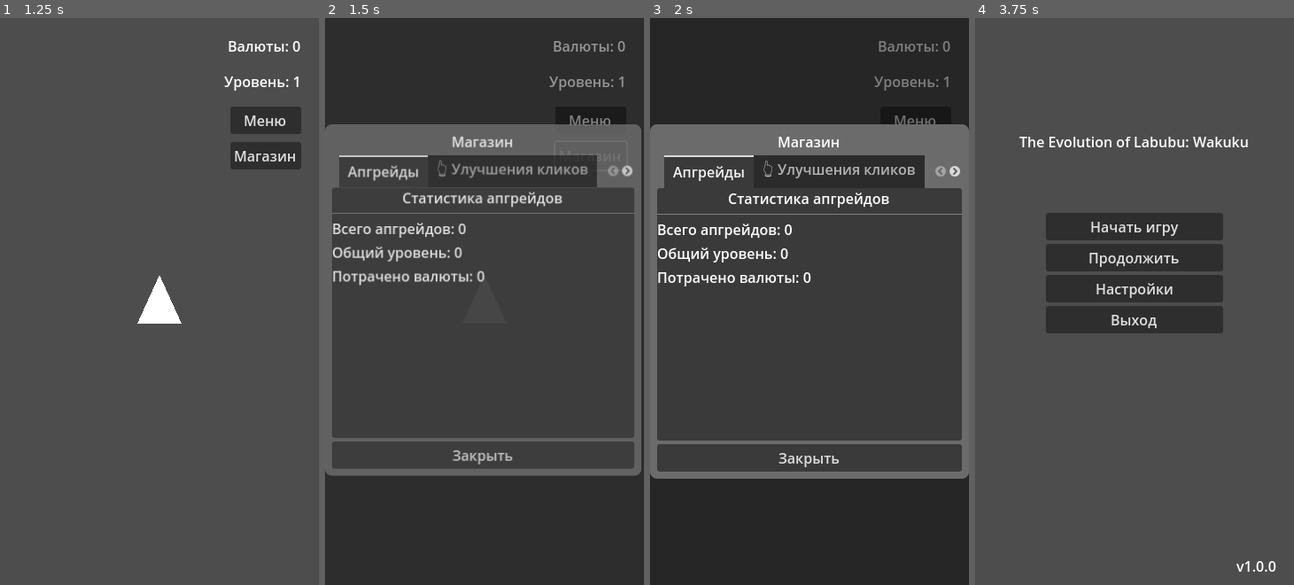
Above: before the commit, frames 1-4 (left to right).
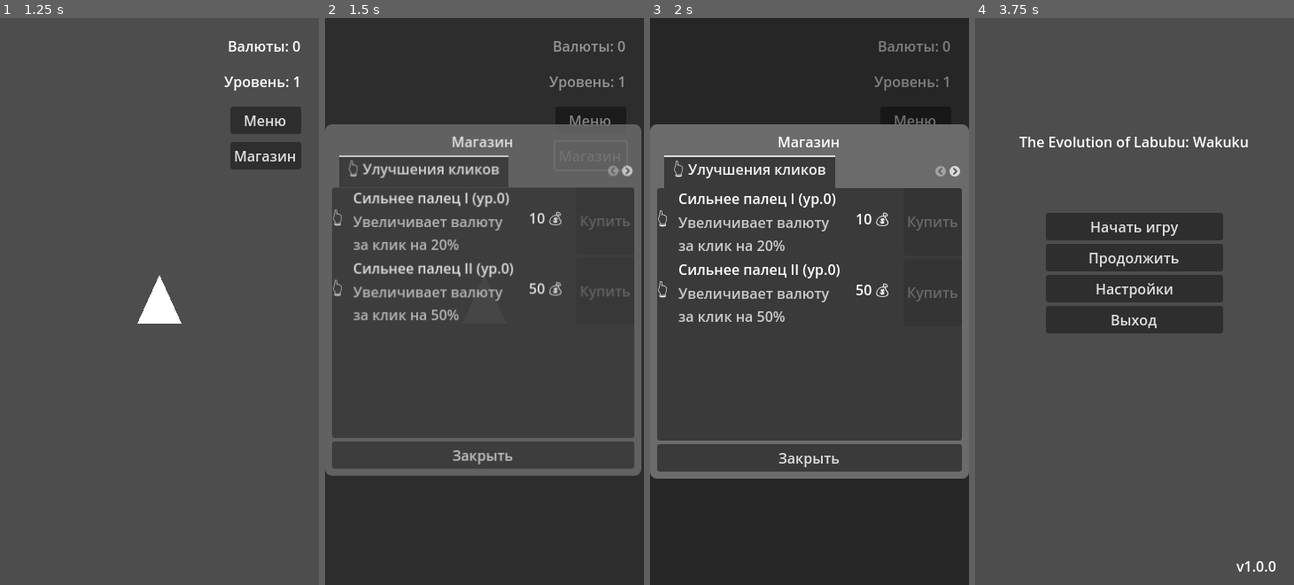
Above: after the commit, the same moments.

Repository: Common-ka/the-evolution-of-Labubu-Wakuku
Game: Godot game, scene res://scenes/main/main_menu.tscn
Same seed, same stepped clock (60 frames per second), same inputs: the game is played once before the commit and once after it.
Inputs:
- Up to frame 1 (1.25 s): click "Начать игру" at 0.5 s
- Up to frame 2 (1.5 s): click "Магазин" at 1.25 s
- Up to frame 3 (2 s): no input
- Up to frame 4 (3.75 s): click "Меню" at 2 s; click "Закрыть" at 2.75 s; click "Меню" at 3.5 s

Frame 1 is identical in both runs. In frame 2, 6.6% of the frame differs, in the area x 2-97%, y 24-54%; in frame 3, 6.4%; in frame 4, nothing differs.

Commit message:
Remove 'Апгрейды' tab and comment out related logic

Diff:
--- a/scenes/ui/shop_panel.tscn
+++ b/scenes/ui/shop_panel.tscn
@@ -72,18 +72,6 @@
 size_flags_vertical = 3
 current_tab = 0
 
-[node name="Апгрейды" type="VBoxContainer" parent="Panel/Margin/VBox/TabContainer"]
-layout_mode = 2
-metadata/_tab_index = 0
-
-[node name="UpgradeStats" type="ScrollContainer" parent="Panel/Margin/VBox/TabContainer/Апгрейды"]
-layout_mode = 2
-size_flags_vertical = 3
-
-[node name="VBoxContainer" type="VBoxContainer" parent="Panel/Margin/VBox/TabContainer/Апгрейды/UpgradeStats"]
-layout_mode = 2
-size_flags_horizontal = 3
-
 [node name="CloseButton" type="Button" parent="Panel/Margin/VBox"]
 layout_mode = 2
 size_flags_horizontal = 3
--- a/scripts/ui/shop_panel.gd
+++ b/scripts/ui/shop_panel.gd
@@ -8,7 +8,7 @@
 var current_category: String = ""
 var active_tab_index: int = 0  # Сохраняем активную вкладку
 
-@onready var upgrade_stats_container: VBoxContainer = $Panel/Margin/VBox/TabContainer/Апгрейды/UpgradeStats/VBoxContainer
+# @onready var upgrade_stats_container: VBoxContainer = $Panel/Margin/VBox/TabContainer/Апгрейды/UpgradeStats/VBoxContainer
 @onready var close_button: Button = $Panel/Margin/VBox/CloseButton
 @onready var overlay: ColorRect = $Overlay
 @onready var panel: Panel = $Panel
@@ -40,7 +40,7 @@
 	_load_upgrades()
 	_setup_categories()
 	_render_items()
-	_render_upgrade_stats()
+	# _render_upgrade_stats()
 
 func _on_close_pressed() -> void:
 	animate_hide()
@@ -52,12 +52,12 @@
 	print("[ShopPanel] Переключение на вкладку: ", tab, " из ", tab_container.get_tab_count())
 
 	# Обновляем содержимое при смене вкладки
-	if tab == tab_container.get_tab_count() - 1: # Последняя вкладка - "Апгрейды"
-		print("[ShopPanel] Рендерим статистику апгрейдов")
-		_render_upgrade_stats()
-	else: # Вкладки категорий
-		print("[ShopPanel] Рендерим апгрейды для категории")
-		_render_items()
+	# if tab == tab_container.get_tab_count() - 1: # Последняя вкладка - "Апгрейды"
+	# 	print("[ShopPanel] Рендерим статистику апгрейдов")
+	# 	_render_upgrade_stats()
+	# else: # Вкладки категорий
+	print("[ShopPanel] Рендерим апгрейды для категории")
+	_render_items()
 
 func _prepare_initial_state() -> void:
 	overlay.visible = true
@@ -130,8 +130,12 @@
 	print("[ShopPanel] Доступные категории: ", categories.keys())
 
 	# Удаляем все существующие вкладки кроме "Апгрейды"
-	while tab_container.get_tab_count() > 1:
-		tab_container.remove_child(tab_container.get_child(1))
+	# while tab_container.get_tab_count() > 1:
+	# 	tab_container.remove_child(tab_container.get_child(1))
+
+	# Удаляем все существующие вкладки
+	while tab_container.get_tab_count() > 0:
+		tab_container.remove_child(tab_container.get_child(0))
 
 	# Порядок категорий по важности
 	var category_order = ["click_upgrades", "auto_click_upgrades", "multiplier_upgrades"]
@@ -193,9 +197,9 @@
 		return
 
 	# Проверяем, что это не вкладка статистики
-	if current_tab.name == "Апгрейды":
-		print("[ShopPanel] _render_items: пропускаем вкладку статистики")
-		return
+	# if current_tab.name == "Апгрейды":
+	# 	print("[ShopPanel] _render_items: пропускаем вкладку статистики")
+	# 	return
 
 	# Получаем контейнер для рендеринга
 	var list_container = current_tab.get_meta("list_container", null)
@@ -300,55 +304,55 @@
 
 	return h
 
-func _render_upgrade_stats() -> void:
-	for child in upgrade_stats_container.get_children():
-		child.queue_free()
-
-	# Заголовок статистики
-	var stats_header := Label.new()
-	stats_header.text = "Статистика апгрейдов"
-	stats_header.horizontal_alignment = HORIZONTAL_ALIGNMENT_CENTER
-	stats_header.size_flags_horizontal = Control.SIZE_EXPAND_FILL
-	upgrade_stats_container.add_child(stats_header)
-
-	# Разделитель
-	var separator := HSeparator.new()
-	upgrade_stats_container.add_child(separator)
-
-	# Общая статистика
-	var total_upgrades := 0
-	var total_levels := 0
-	var total_spent := 0
-
-	for upg_id in upgrades.keys():
-		var level = GameManager.get_upgrade_level(upg_id)
-		if level > 0:
-			total_upgrades += 1
-			total_levels += level
-			# Примерный расчет потраченной валюты
-			var data = upgrades[upg_id]
-			var base_cost = float(data.get("base_cost", 0))
-			var growth = float(data.get("growth", 1.0))
-			for i in range(level):
-				total_spent += int(base_cost * pow(growth, i))
-
-	# Отображаем статистику
-	var stats_container := VBoxContainer.new()
-	stats_container.size_flags_horizontal = Control.SIZE_EXPAND_FILL
-
-	var total_label := Label.new()
-	total_label.text = "Всего апгрейдов: %d" % total_upgrades
-	stats_container.add_child(total_label)
-
-	var levels_label := Label.new()
-	levels_label.text = "Общий уровень: %d" % total_levels
-	stats_container.add_child(levels_label)
-
-	var spent_label := Label.new()
-	spent_label.text = "Потрачено валюты: %d" % total_spent
-	stats_container.add_child(spent_label)
-
-	upgrade_stats_container.add_child(stats_container)
+# func _render_upgrade_stats() -> void:
+# 	for child in upgrade_stats_container.get_children():
+# 		child.queue_free()
+#
+# 	# Заголовок статистики
+# 	var stats_header := Label.new()
+# 	stats_header.text = "Статистика апгрейдов"
+# 	stats_header.horizontal_alignment = HORIZONTAL_ALIGNMENT_CENTER
+# 	stats_header.size_flags_horizontal = Control.SIZE_EXPAND_FILL
+# 	upgrade_stats_container.add_child(stats_header)
+#
+# 	# Разделитель
+# 	var separator := HSeparator.new()
+# 	upgrade_stats_container.add_child(separator)
+#
+# 	# Общая статистика
+# 	var total_upgrades := 0
+# 	var total_levels := 0
+# 	var total_spent := 0
+#
+# 	for upg_id in upgrades.keys():
+# 		var level = GameManager.get_upgrade_level(upg_id)
+# 		if level > 0:
+# 			total_upgrades += 1
+# 			total_levels += level
+# 			# Примерный расчет потраченной валюты
+# 			var data = upgrades[upg_id]
+# 			var base_cost = float(data.get("base_cost", 0))
+# 			var growth = float(data.get("growth", 1.0))
+# 			for i in range(level):
+# 				total_spent += int(base_cost * pow(growth, i))
+#
+# 	# Отображаем статистику
+# 	var stats_container := VBoxContainer.new()
+# 	stats_container.size_flags_horizontal = Control.SIZE_EXPAND_FILL
+#
+# 	var total_label := Label.new()
+# 	total_label.text = "Всего апгрейдов: %d" % total_upgrades
+# 	stats_container.add_child(total_label)
+#
+# 	var levels_label := Label.new()
+# 	levels_label.text = "Общий уровень: %d" % total_levels
+# 	stats_container.add_child(levels_label)
+#
+# 	var spent_label := Label.new()
+# 	spent_label.text = "Потрачено валюты: %d" % total_spent
+# 	stats_container.add_child(spent_label)
+#
+# 	upgrade_stats_container.add_child(stats_container)
 
 func _calc_cost(upg_id: String, data: Dictionary) -> int:
 	var lvl := GameManager.get_upgrade_level(upg_id)
@@ -374,7 +378,7 @@
 		print("[ShopPanel] after apply: click_multiplier=", GameManager.click_multiplier, ", level=", GameManager.get_upgrade_level(upg_id))
 	EventBus.emit_signal("upgrade_purchased", upg_id)
 	_render_items()
-	_render_upgrade_stats()
+	# _render_upgrade_stats()
 
 # Настройка анимаций для кнопки
 func _setup_button_animations(button: Button) -> void:
Not shown, changed: README.md
Not shown, changed: docs/development_phases.md
